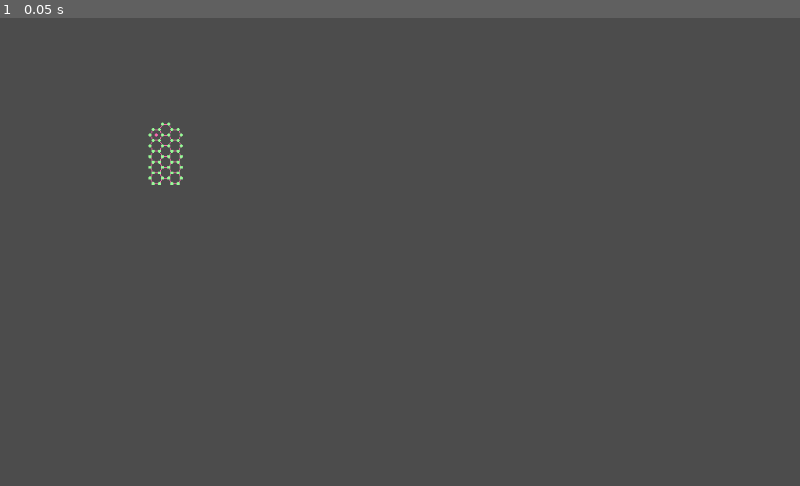
Above: before the commit, frame 1.
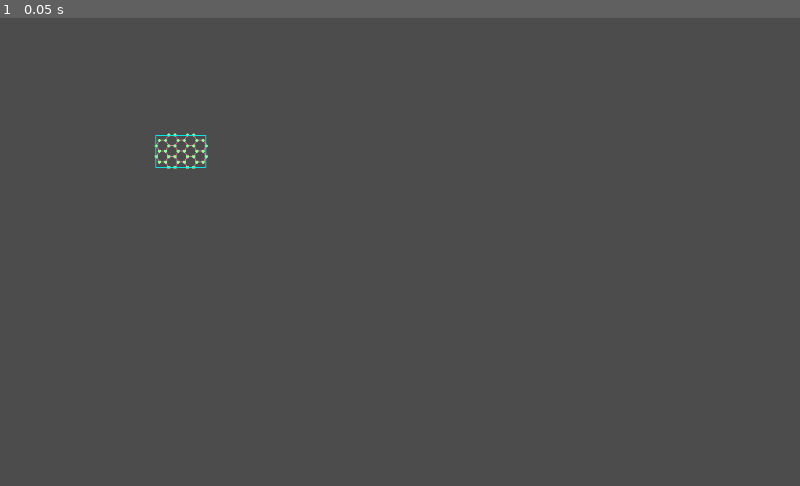
Above: after the commit, the same moment.

Repository: mikica-ocg/skulleyes-adventure
Game: Godot game, scene res://game/hex_grid/debug/hex_grid_debug_2d.tscn
Two runs of this game, one before a commit and one after it. Both use one fixed random seed, a clock stepped at 60 frames per second and the inputs below. The project has no main scene, so this scene is started directly.
Inputs:
- Up to frame 1 (0.05 s): no input

The runs differ from the first frame. In frame 1, 0.3% of the frame differs, in the area x 18-26%, y 22-36%.

Commit message:
Hex grid in progress, still figuring out selections and offsets

Diff:
--- a/game/hex_grid/debug/hex_visualizer.gd
+++ b/game/hex_grid/debug/hex_visualizer.gd
@@ -8,21 +8,41 @@
 export(int) var max_width_count = 7
 export(int) var max_height_count = 7
 
-var selected: bool = false
+
+var selected: Hex = null
 
 onready var grid = HexGridBuilder.create(max_width_count, max_height_count)
+onready var debug_font = _create_debug_font()
+
+func _input(event):
+	if event is InputEventMouseButton:
+		print("Mouse click at " + str(event.position))
+	elif event is InputEventMouseMotion:
+		var local_mouse_pos = get_local_mouse_position()
+		var hex = grid.hex_from_normalized_pos(local_mouse_pos / (2 * half_width))
+
+		if hex != selected:
+			selected = hex
+			update()
+
+		pass
+	pass
+
 
 func _draw():
 	for hex in grid:
-		draw_hex(hex, half_width, selected)
+		draw_hex(hex, half_width, false)
 
+	if selected != null:
+		draw_hex(selected, half_width, true)
+
+	draw_container()
 
 
 func draw_hex(hex: Hex, half_width: int, selected: bool):
 	var dw = half_width
 	var dh = SQRT3 * half_width
 
-	var cube_coords = hex.get_cube_coords()
 	var size = half_width + half_width
 
 	var pos_offset = hex.get_normalized_2d_pos() * size
@@ -37,28 +57,64 @@
 	]
 
 	if selected:
-#		draw_polygon(offsets, [Color.green])
 		draw_polygon(offsets, [Color(72.0/255, 106.0/255, 71.0/255, 0.5)])
 
 	draw_edges(position, offsets, Color.hotpink)
-	draw_center(Color.hotpink)
+#	draw_center(Color.hotpink)
 	draw_corners(offsets, Color.palegreen)
 
+	_draw_debug_string(pos_offset, hex.debug_str)
 
-func draw_edges(pos: Vector2, offsets: Array, color: Color):
+
+func draw_edges(_pos: Vector2, offsets: Array, color: Color):
 	for index in range(0, offsets.size() - 1):
 		draw_line(offsets[index], offsets[index + 1], color)
 
 	draw_line(offsets[offsets.size() - 1], offsets[0], color)
-	pass
 
 
 func draw_center(color: Color):
 	draw_circle(Vector2(0, 0), 2, color)
 
-	pass
-
 
 func draw_corners(offsets: Array, color: Color):
 	for point in offsets:
 		draw_circle(point, 2, color)
+
+
+func draw_container():
+	var normalized = grid.normalized_size()
+	var width = 4 * half_width * normalized.x
+	var height = SQRT3 * 2 * half_width * normalized.y
+
+	var points = [
+		Vector2(0, 0),
+		Vector2(width, 0),
+		Vector2(width, height),
+		Vector2(0, height),
+		Vector2(0, 0)
+	]
+
+	for index in range(points.size() - 1):
+		draw_line(points[index], points[index + 1], Color.aqua)
+
+	print("normalized=" + str(normalized))
+
+
+func _create_debug_font() -> DynamicFont:
+	var font = DynamicFont.new()
+
+	font.font_data = load("res://fonts/FantasqueSansMono-Regular.ttf")
+	font.size = 16
+
+	return font
+
+
+func _draw_debug_string(pos: Vector2, text: String):
+	pos += -debug_font.get_string_size(text) / 2
+	pos.y += debug_font.get_ascent()
+
+#	pos.x +=
+#	pos.y += debug_font.get_ascent()
+
+	draw_string(debug_font, pos, text)
--- a/game/hex_grid/model/grid.gd
+++ b/game/hex_grid/model/grid.gd
@@ -7,27 +7,63 @@
 func _init(width_count, height_count):
 	var result = []
 
-	for column_index in range(height_count):
+	for row_index in range(height_count):
 		var row_array = []
 
-		for row_index in range(width_count):
+		for column_index in range(width_count):
 			var hex = _hex_from_even_row_coords(row_index, column_index)
 			row_array.append(hex)
 
 		result.append(row_array)
 
-	if width_count >= 3 and height_count >= 3 and false:
+	if width_count >= 3 and height_count >= 3:
 		var last_row = result[height_count - 1]
 
-		last_row[0] = null
-		last_row[width_count - 1] = null
+		for index in range(width_count):
+			if index % 2 == 0:
+				last_row[index] = null
 
 	_hexes = result
 
 	pass
 
+
 func _hex_from_even_row_coords(row: int, count: int):
 	return HexBuilder.create_from_even_row_coords(row, count)
+
+
+func normalized_size() -> Vector2:
+	if _hexes == null or _hexes.size() == 0:
+		return Vector2()
+
+	var height = _hexes.size()
+	var width = 0.75 * _hexes[0].size() + 0.25
+
+	return Vector2(width, height)
+
+
+func hex_from_normalized_pos(pos: Vector2) -> Hex:
+	var q_offset = 1
+	var r_offset = 0.75
+
+	var q = 2.0/3.0 * pos.x - q_offset
+	var r = -1.0/3.0 * pos.x + SQRT_3 / 3 * pos.y - r_offset
+
+	var cube_raw = Hex.axial_to_cube_coords(q, r)
+	var cube = Hex.round_cube_coords(cube_raw)
+	var even_row = Hex.cube_to_even_row_coords(cube)
+
+	var row = int(even_row.y)
+	var col = int(even_row.x)
+
+	return hex_from_row_and_col(row, col)
+
+
+func hex_from_row_and_col(row: int, col: int) -> Hex:
+	if col < 0 or row < 0 or row >= _hexes.size() or col >= _hexes[row].size():
+		return null
+
+	return _hexes[row][col]
 
 
 ### ITERATOR ###
--- a/game/hex_grid/model/hex.gd
+++ b/game/hex_grid/model/hex.gd
@@ -1,6 +1,9 @@
 class_name Hex
 
 var _coords: Vector3
+
+var debug_str: String = ''
+
 const SQRT3 = sqrt(3)
 
 enum Direction { N, NE, SE, S, SW, NW }
@@ -11,16 +14,35 @@
 func get_cube_coords():
 	return Vector3(_coords.x, _coords.y, _coords.z)
 
+
 func get_even_row_coords():
 	return cube_to_even_row_coords(_coords)
 
+
 func get_normalized_2d_pos():
-	var x = 1.5 * _coords.x
-	var y = SQRT3 * (_coords.x / 2 + _coords.z)
+	var x = 1.5 * _coords.x + 1 # offset to center
+	var y = SQRT3 * (_coords.x / 2 + _coords.z) + SQRT3 # offset to center
 
 	return Vector2(x, y)
 
-func get_adjacent_hex(direction):
+
+func get_normalized_2d_edges() -> Array:
+	var width_extent = 0.5
+	var height_extent = SQRT3 / 2.0
+
+	var pos_offset = get_normalized_2d_pos()
+
+	return [
+		Vector2(-width_extent, -height_extent) + pos_offset,
+		Vector2(width_extent, -height_extent) + pos_offset,
+		Vector2(2 * width_extent, 0) + pos_offset,
+		Vector2(width_extent, height_extent) + pos_offset,
+		Vector2(-width_extent, height_extent) + pos_offset,
+		Vector2(-2 * width_extent, 0) + pos_offset
+	]
+
+
+func get_adjacent_cube_coords(direction) -> Vector3:
 	return _coords + adjacent_offsets[direction]
 
 func get_adjacent_hex_offset(direction):
@@ -39,11 +61,16 @@
 	Vector3(-1, +1, 0)
 ]
 
+static func axial_to_cube_coords(q: float, r: float) -> Vector3:
+	return Vector3(q, -q - r, r)
+
+
 static func cube_to_even_row_coords(coords: Vector3) -> Vector2:
 	var col = coords.x
 	var row = coords.z + (coords.x + (int(coords.x) & 1)) / 2
 
-	return Vector2(row, col)
+	return Vector2(col, row)
+
 
 static func even_row_to_cube_coords(row: int, col: int):
 	var x = col
@@ -51,3 +78,22 @@
 	var y = -x - z
 
 	return Vector3(x, y, z)
+
+
+static func round_cube_coords(cube: Vector3) -> Vector3:
+	var rx = round(cube.x)
+	var ry = round(cube.y)
+	var rz = round(cube.z)
+
+	var x_diff = abs(rx - cube.x)
+	var y_diff = abs(ry - cube.y)
+	var z_diff = abs(rz - cube.z)
+
+	if x_diff > y_diff and x_diff > z_diff:
+		rx = -ry - rz
+	elif y_diff > z_diff:
+		ry = -rx - rz
+	else:
+		rz = -rx - ry
+
+	return Vector3(rx, ry, rz)
--- a/game/hex_grid/model/hex_builder.gd
+++ b/game/hex_grid/model/hex_builder.gd
@@ -1,4 +1,6 @@
 class_name HexBuilder
 
 static func create_from_even_row_coords(row: int, column: int) -> Hex:
-	return Hex.new(Hex.even_row_to_cube_coords(row, column))
+	var hex = Hex.new(Hex.even_row_to_cube_coords(row, column))
+	hex.debug_str = 'c:' + str(column) + '/r:' + str(row)
+	return hex
